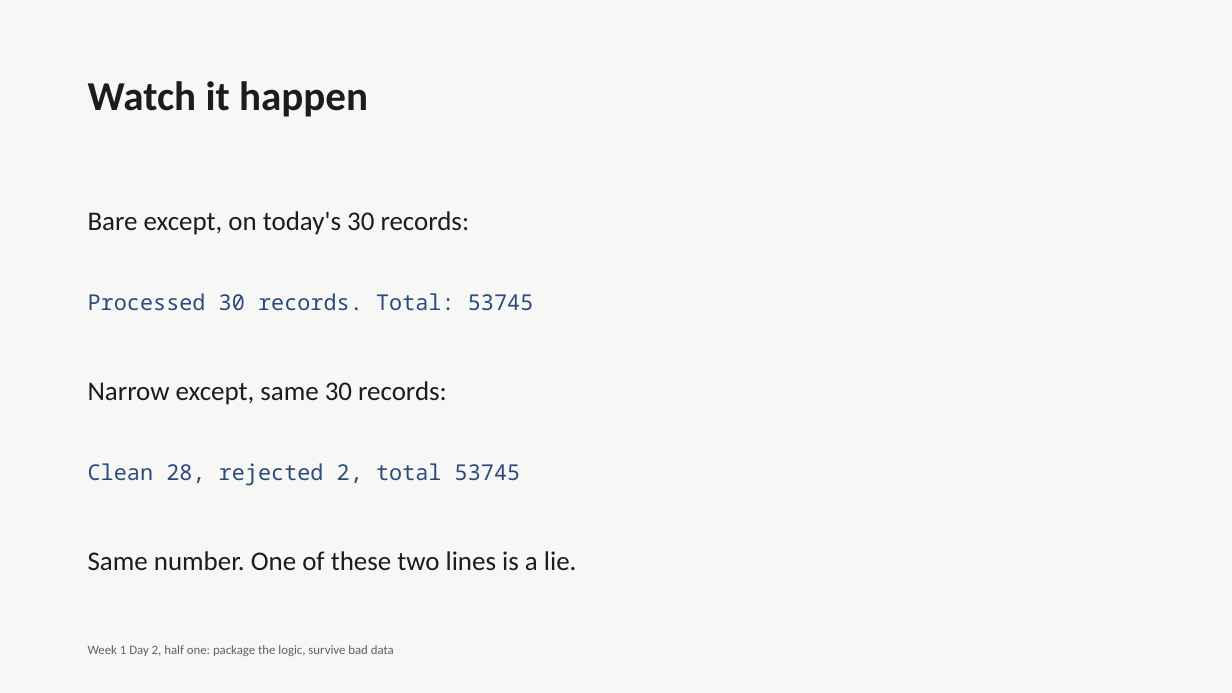
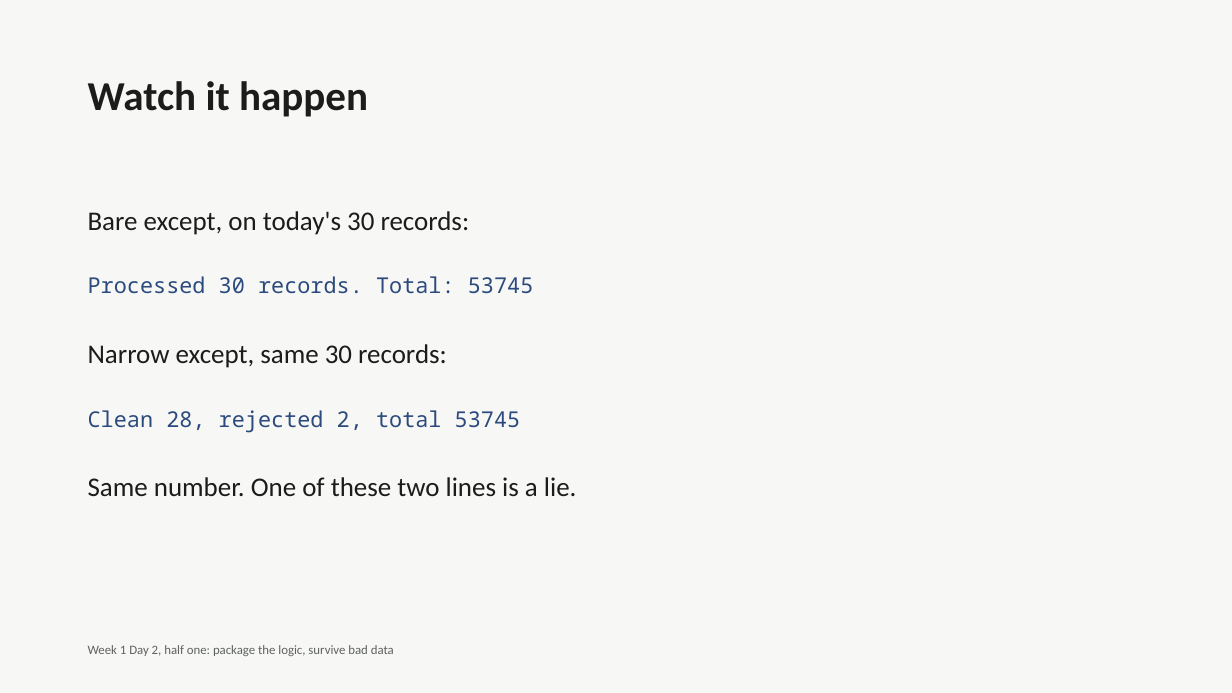
Before and after one commit to fde-academy-lab/c2-content-factory, a slide deck: slide 33 of content/W01/D2/C2_W01_D02_deck_half1_STUDENT.pptx (slide 21 before the commit). Drawn at 1232x693 pixels with LibreOffice and Linux fonts; fonts in the diff are those of the drawing. Boxes give left, top, right and bottom in pixels: in the first picture for what was removed or moved away, otherwise in the second. Text is boxed around its words. In the diff, an @@ line names an element or a change of style, - is before the commit and + after.

```diff
--- a/content/W01/D2/C2_W01_D02_deck_half1_STUDENT.pptx
+++ b/content/W01/D2/C2_W01_D02_deck_half1_STUDENT.pptx
@@ text "Processed 30 records. Total: 53745": place and size @@
-text "Processed 30 records. Total: 53745" at [88, 293, 534, 311]
+text "Processed 30 records. Total: 53745" at [88, 276, 534, 294]
@@ text "Narrow except, same 30 records:": place and size @@
-text "Narrow except, same 30 records:" at [88, 381, 447, 405]
+text "Narrow except, same 30 records:" at [88, 344, 447, 368]
@@ text "Clean 28, rejected 2, total ...": place and size @@
-text "Clean 28, rejected 2, total ..." at [88, 463, 521, 486]
+text "Clean 28, rejected 2, total ..." at [88, 410, 521, 433]
@@ text "Same number. One of these ...": place and size @@
-text "Same number. One of these ..." at [88, 551, 577, 571]
+text "Same number. One of these ..." at [88, 477, 577, 497]
```
Also in this commit, not shown: 31 other slides changed, 30 slides added, 5 other files.
